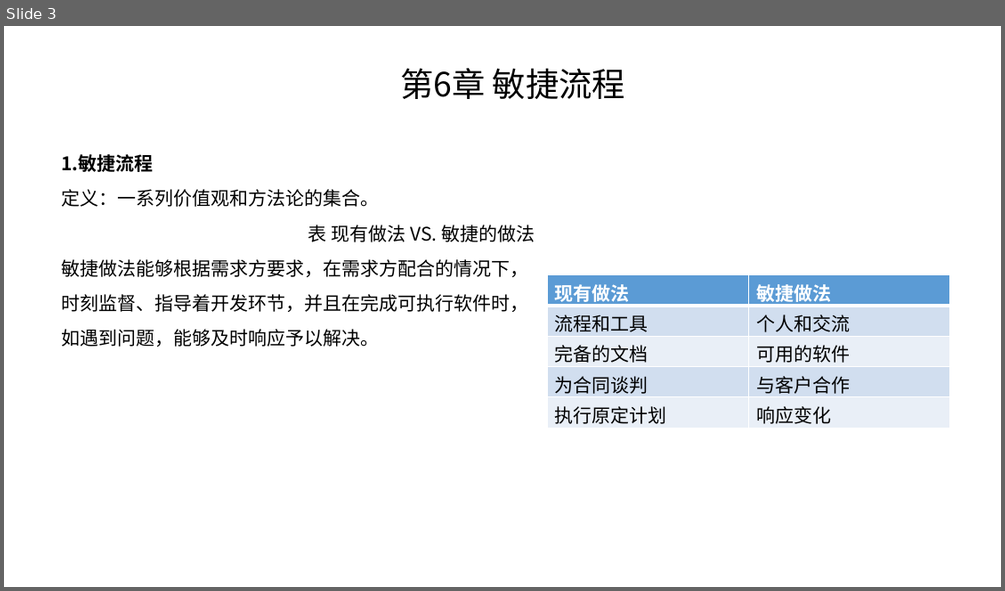
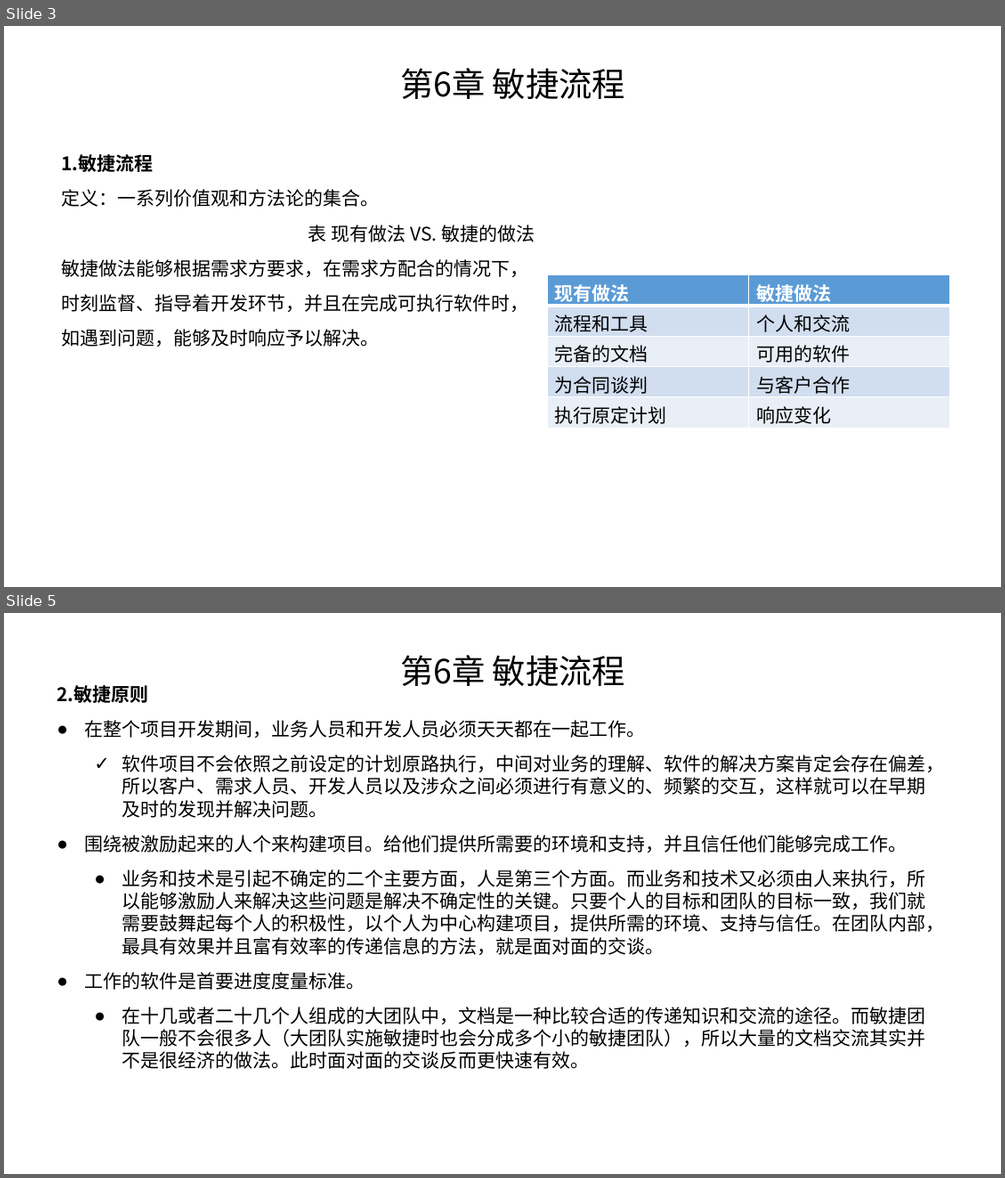
Before and after one commit to TJUGraphics/mseh, a slide deck: 现代软工.pptx. Shown one above the other, each under a label of ours: slide 3 before the commit, slides 3 and 5 after it; the slides between them are not shown. The pictures are 1005x591 and 1005x1178 pixels, drawn with LibreOffice and Linux fonts; fonts in the diff are those of the drawing. Boxes give left, top, right and bottom in pixels: in the first picture for what was removed or moved away, otherwise in the second. Text is boxed around its words. In the diff, an @@ line names an element or a change of style, - is before the commit and + after.

Commit message:
对敏捷开发原则的理解

```diff
--- a/现代软工.pptx
+++ b/现代软工.pptx
@@ slide 5 added at box(4, 613, 1001, 1174), background #FFFFFF @@
@@ subtitle added at box(400, 655, 625, 686), 32 pt, text #000000 @@
+第6章 敏捷流程
@@ text added at box(57, 685, 945, 1069), 18 pt, text #000000 @@
+2.敏捷原则
+● 在整个项目开发期间，业务人员和开发人员必须天天都在一起工作。
+  ✓ 软件项目不会依照之前设定的计划原路执行，中间对业务的理解、软件的解决方案肯定会存在偏差，所以客户、需求人员、开发人员以及涉众之间必须进行有意义的、频繁的交互，这样就可以在早期及时的发现并解决问题。
+● 围绕被激励起来的人个来构建项目。给他们提供所需要的环境和支持，并且信任他们能够完成工作。
+  ● 业务和技术是引起不确定的二个主要方面，人是第三个方面。而业务和技术又必须由人来执行，所以能够激励人来解决这些问题是解决不确定性的关键。只要个人的目标和团队的目标一致，我们就需要鼓舞起每个人的积极性，以个人为中心构建项目，提供所需的环境、支持与信任。在团队内部，最具有效果并且富有效率的传递信息的方法，就是面对面的交谈。
+● 工作的软件是首要进度度量标准。
+  ● 在十几或者二十几个人组成的大团队中，文档是一种比较合适的传递知识和交流的途径。而敏捷团队一般不会很多人（大团队实施敏捷时也会分成多个小的敏捷团队），所以大量的文档交流其实并不是很经济的做法。此时面对面的交谈反而更快速有效。
```
Also in this commit, not shown: 1 slide changed, 1 other slide added.
